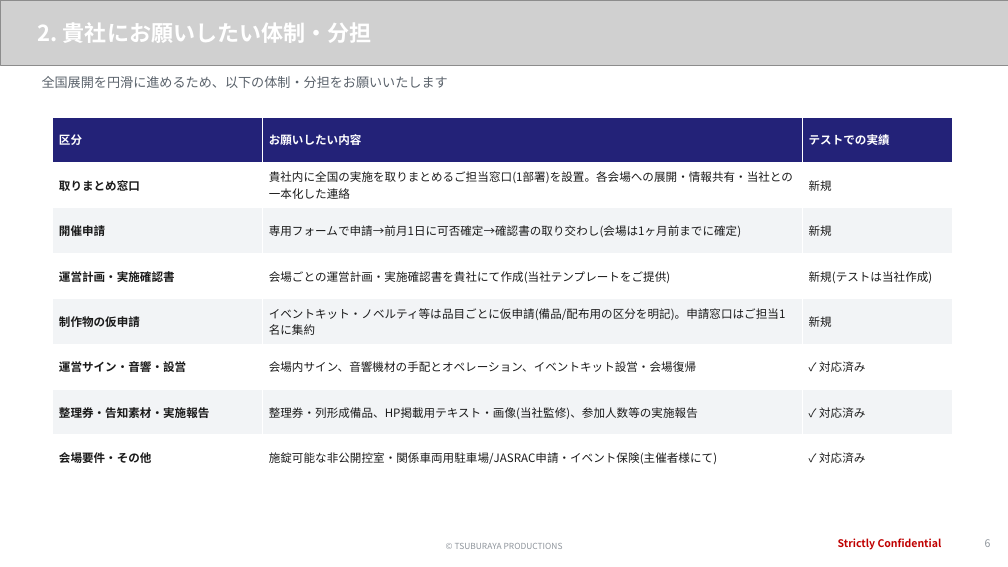
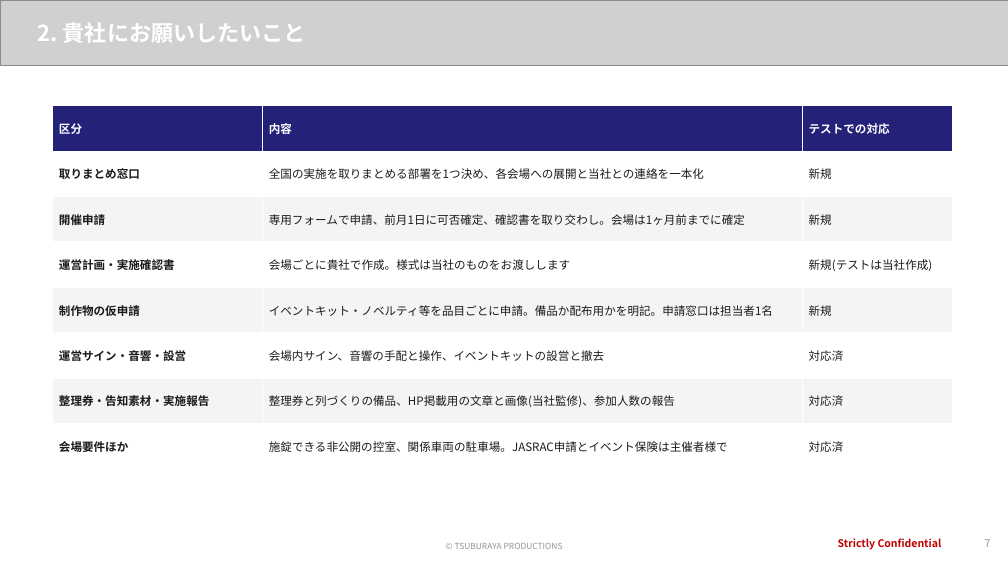
Before and after one commit to hayatoshintani-spe/kessho-lens, a slide deck: slide 7 of docs/proposals/softbank-ultraman-caravan/SB様提示用_1022ミーティング資料.pptx (slide 6 before the commit). Drawn at 1008x567 pixels with LibreOffice and Linux fonts; fonts in the diff are those of the drawing; grey boxes stand for pictures. Boxes give left, top, right and bottom in pixels: in the first picture for what was removed or moved away, otherwise in the second. Text is boxed around its words. In the diff, an @@ line names an element or a change of style, - is before the commit and + after.

```diff
--- a/docs/proposals/softbank-ultraman-caravan/SB様提示用_1022ミーティング資料.pptx
+++ b/docs/proposals/softbank-ultraman-caravan/SB様提示用_1022ミーティング資料.pptx
@@ text at (38,23,306,43): text changed @@
-2. 貴社にお願いしたい体制・分担
+2. 貴社にお願いしたいこと
@@ text removed at (42,76,448,88) @@
-全国展開を円滑に進めるため、以下の体制・分担をお願いいたします
@@ table at (53,106,953,469) @@
-row 1, column 2: お願いしたい内容
+row 1, column 2: 内容
-row 1, column 3: テストでの実績
+row 1, column 3: テストでの対応
-row 2, column 2: 貴社内に全国の実施を取りまとめるご担当窓口(1部署)を設置。各会場への展開・情報共有・当社との一本化した連絡
+row 2, column 2: 全国の実施を取りまとめる部署を1つ決め、各会場への展開と当社との連絡を一本化
-row 3, column 2: 専用フォームで申請→前月1日に可否確定→確認書の取り交わし(会場は1ヶ月前までに確定)
+row 3, column 2: 専用フォームで申請、前月1日に可否確定、確認書を取り交わし。会場は1ヶ月前までに確定
-row 4, column 2: 会場ごとの運営計画・実施確認書を貴社にて作成(当社テンプレートをご提供)
+row 4, column 2: 会場ごとに貴社で作成。様式は当社のものをお渡しします
-row 5, column 2: イベントキット・ノベルティ等は品目ごとに仮申請(備品/配布用の区分を明記)。申請窓口はご担当1名に集約
+row 5, column 2: イベントキット・ノベルティ等を品目ごとに申請。備品か配布用かを明記。申請窓口は担当者1名
-row 6, column 2: 会場内サイン、音響機材の手配とオペレーション、イベントキット設営・会場復帰
+row 6, column 2: 会場内サイン、音響の手配と操作、イベントキットの設営と撤去
-row 6, column 3: ✓ 対応済み
+row 6, column 3: 対応済
-row 7, column 2: 整理券・列形成備品、HP掲載用テキスト・画像(当社監修)、参加人数等の実施報告
+row 7, column 2: 整理券と列づくりの備品、HP掲載用の文章と画像(当社監修)、参加人数の報告
-row 7, column 3: ✓ 対応済み
+row 7, column 3: 対応済
-row 8: 会場要件・その他 | 施錠可能な非公開控室・関係車両用駐車場/JASRAC申請・イベント保険(主催者様にて) | ✓ 対応済み
+row 8: 会場要件ほか | 施錠できる非公開の控室、関係車両の駐車場。JASRAC申請とイベント保険は主催者様で | 対応済
@@ table: place and size @@
-table at (53,117,953,480)
+table at (53,106,953,469)
@@ text at (985,539,991,547): text changed @@
-6
+7
```
Also in this commit, not shown: 11 other slides changed, 5 other files.
